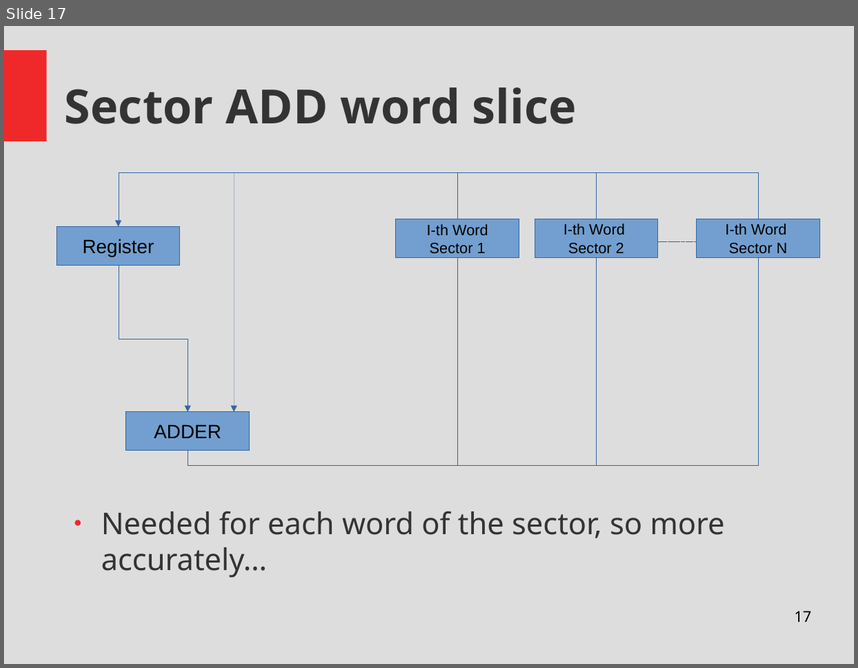
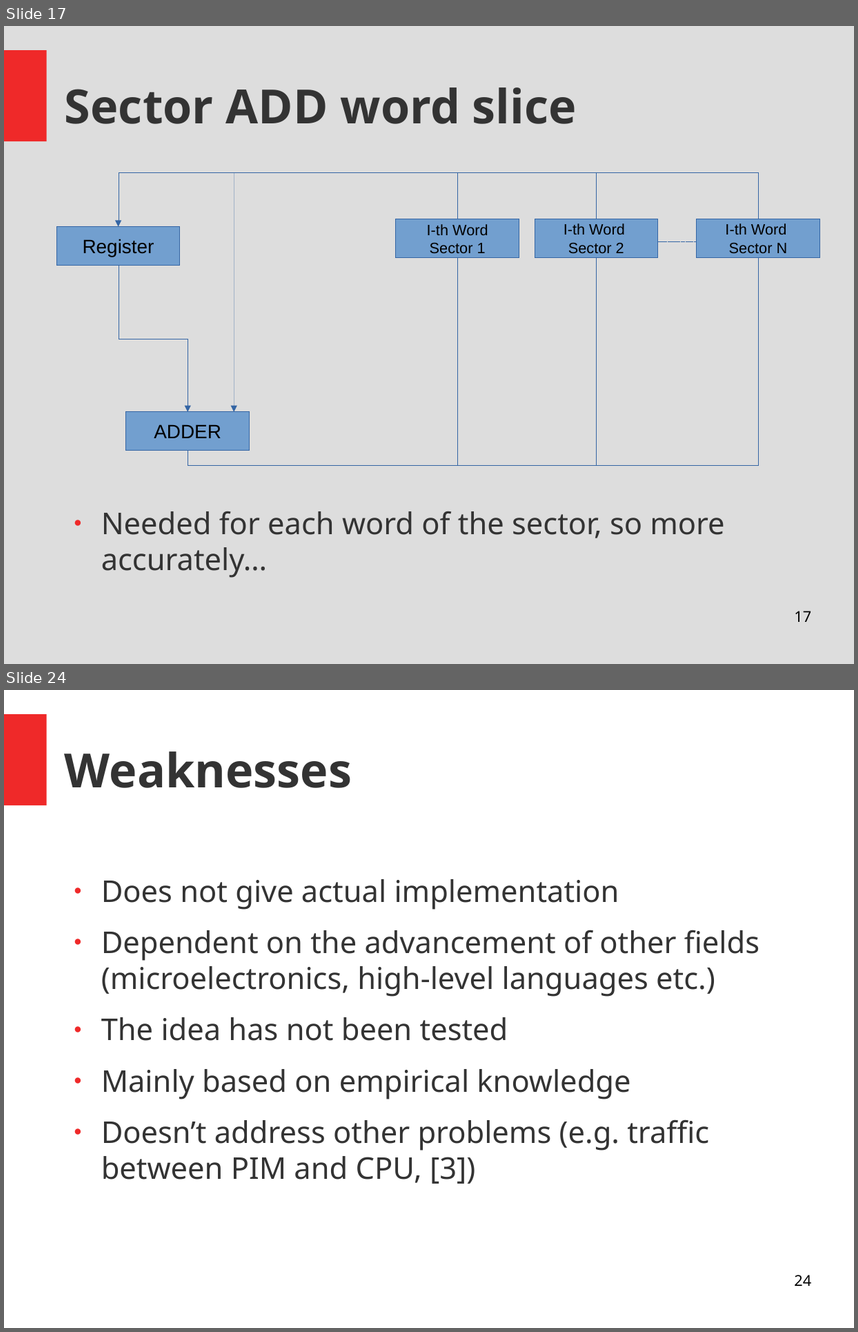
Before and after one commit to Thapep/PPS, a slide deck: inmemory/In Memory Processing Presentation.odp. Shown one above the other, each under a label of ours: slide 17 before the commit, slides 17 and 24 after it; the slides between them are not shown. The pictures are 858x668 and 858x1332 pixels, drawn with LibreOffice and Linux fonts; fonts in the diff are those of the drawing. Boxes give left, top, right and bottom in pixels: in the first picture for what was removed or moved away, otherwise in the second. Text is boxed around its words. In the diff, an @@ line names an element or a change of style, - is before the commit and + after.

Commit message:
Summary covered, Strengths and Weaknesses covered

```diff
--- a/inmemory/In Memory Processing Presentation.odp
+++ b/inmemory/In Memory Processing Presentation.odp
@@ slide 24 added at box(4, 690, 854, 1328), background #FFFFFF; not listed: 1 template element that a slide beside it also shows @@
@@ title added at box(65, 751, 352, 788), 44 pt, text #333333, bold @@
+Weaknesses
@@ text added at box(101, 879, 760, 1183), 28 pt, text #333333 @@
+● Does not give actual implementation
+● Dependent on the advancement of other fields (microelectronics, high-level languages etc.)
+● The idea has not been tested
+● Mainly based on empirical knowledge
+● Doesn’t address other problems (e.g. traffic between PIM and CPU, [3])
@@ page number added at box(794, 1274, 811, 1285), 14 pt, text #000000 @@
+24
```
Also in this commit, not shown: 1 slide changed, 5 other slides added, 2 other files.
